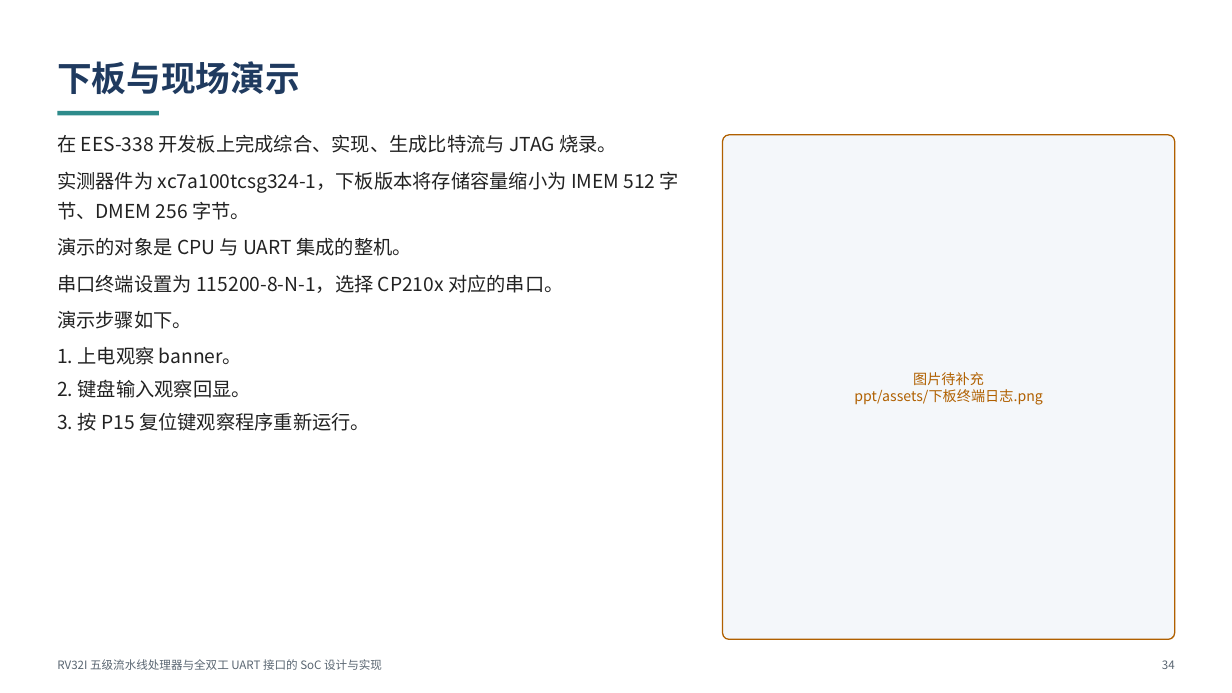
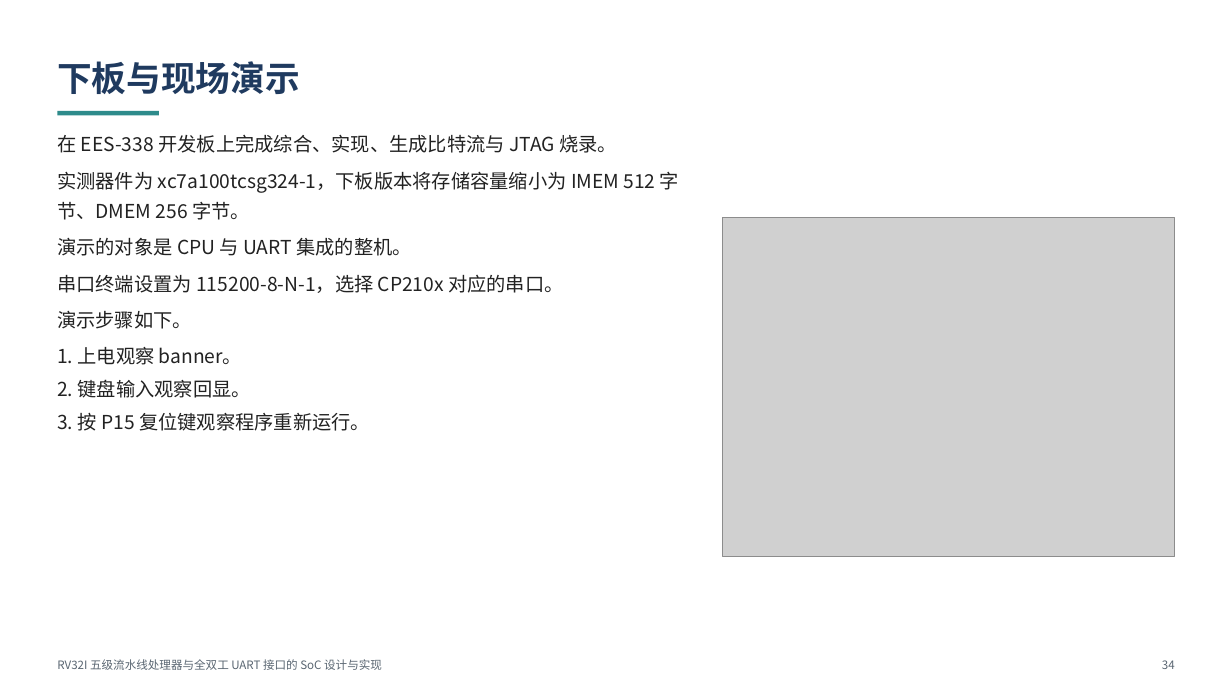
Before and after one commit to StarryReverie/board, a slide deck: slide 34 of ppt/out/课程设计_验收答辩.pptx. Drawn at 1232x693 pixels with LibreOffice and Linux fonts; fonts in the diff are those of the drawing; grey boxes stand for pictures. Boxes give left, top, right and bottom in pixels: in the first picture for what was removed or moved away, otherwise in the second. Text is boxed around its words. In the diff, an @@ line names an element or a change of style, - is before the commit and + after.

Commit message:
docs(ppt): 实验二波形页、分工页与下板实拍接入
- 帧格式与波特率 / 发送忙碌状态 / 统一编址 三页改 right-bottom，各配人工截图 + 聚焦重绘波形（exp2-duplex / exp2-mmio）

- 分工页与封面组员（柯宁皓为组长，列首）；封面补日期 2026 年 9 月 18 日

- 下板页补现场实拍图 ppt/assets/下板终端日志.jpg；outline.md 同步

- 重建 pptx（36 页，无占位）

```diff
--- a/ppt/out/课程设计_验收答辩.pptx
+++ b/ppt/out/课程设计_验收答辩.pptx
@@ rounded rectangle removed at box(723, 135, 1175, 640) @@
-图片待补充
-ppt/assets/下板终端日志.png
@@ picture added at box(723, 218, 1175, 557) @@
```
Also in this commit, not shown: 5 other slides changed, 3 other files.
